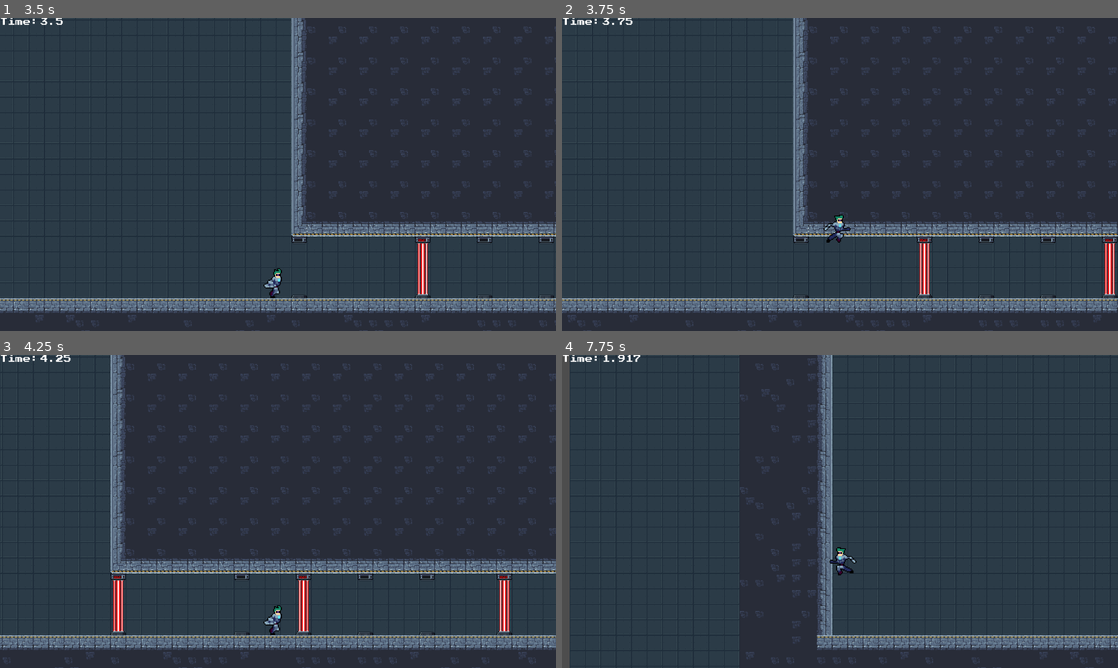
Above: before the commit, frames 1-4 (two rows, left to right).
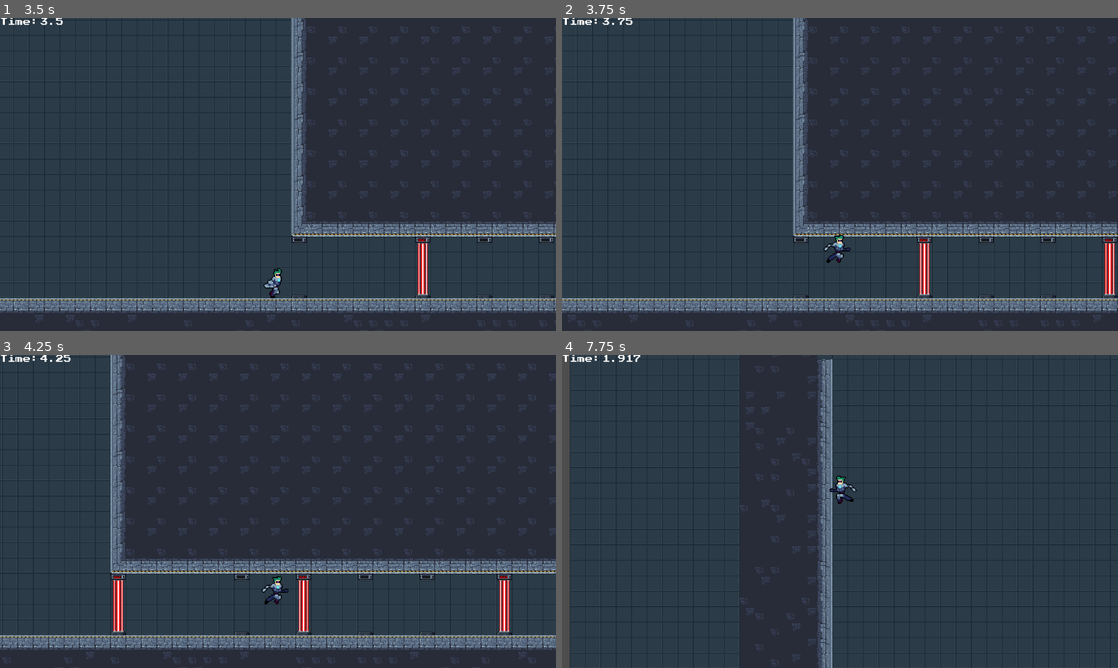
Above: after the commit, the same moments.

Repository: jromero8/continue
Game: Godot game, scene res://Scenes/level.tscn
Same seed, same stepped clock (60 frames per second), same inputs: the game is played once before the commit and once after it.
Inputs:
- Up to frame 1 (3.5 s): tap Enter (ui_accept) at 0.5, 0.6, 0.77, 1.07, 1.35, 1.52, 1.82, 2.1, 2.85, 3.02, 3.32 s; hold Right (ui_right) 0.53-2.03 s; hold Left (ui_left) 2.03-2.78 s; hold Right (ui_right) from 2.78 s (still down)
- Up to frame 2 (3.75 s): keep holding Right (ui_right); tap Enter (ui_accept) at 3.6 s
- Up to frame 3 (4.25 s): keep holding Right (ui_right); tap Enter (ui_accept) at 3.77, 4.07 s
- Up to frame 4 (7.75 s): release Right (ui_right) at 4.28 s; hold Left (ui_left) 4.28-5.03 s; tap Enter (ui_accept) at 4.35, 4.52, 4.82, 5.1, 6.6, 6.77, 7.07, 7.35, 7.52 s; hold Right (ui_right) 5.03-5.75 s; click "YES" at 5.75 s; hold Left (ui_left) from 6.53 s (still down)

Frame 1 is identical in both runs. In frame 2, 0.3% of the frame differs, in the area x 47-52%, y 62-79%; in frame 3, 0.3%; in frame 4, 4.2%, in the area x 4-100%, y 0-100%.

Commit message:
Wall sliding
Wall sliding

Diff:
--- a/Scenes/player.tscn
+++ b/Scenes/player.tscn
@@ -1,10 +1,11 @@
-[gd_scene load_steps=13 format=3 uid="uid://j26dy70htfcd"]
+[gd_scene load_steps=15 format=3 uid="uid://j26dy70htfcd"]
 
 [ext_resource type="Texture2D" uid="uid://d4g55nymvhkl7" path="res://Images/Player/Cyborg_run.png" id="1_ifumy"]
 [ext_resource type="Script" path="res://Scripts/player.gd" id="1_w65jj"]
 [ext_resource type="Texture2D" uid="uid://uelqyliw1gnx" path="res://Images/Player/Cyborg_jump.png" id="2_hwcvl"]
 [ext_resource type="Texture2D" uid="uid://dh3xko6tl6ji5" path="res://Images/Player/Cyborg_idle.png" id="4_a1slp"]
 [ext_resource type="Texture2D" uid="uid://dorbym88j06wl" path="res://Images/Player/Cyborg_death.png" id="5_5hb3o"]
+[ext_resource type="Texture2D" uid="uid://7vm1mo8vpqqh" path="res://Images/Player/Cyborg_wall_slide.png" id="6_p7lc4"]
 
 [sub_resource type="CapsuleShape2D" id="CapsuleShape2D_8fle4"]
 radius = 15.0
@@ -208,6 +209,47 @@
 "transitions": PackedFloat32Array(1),
 "update": 1,
 "values": [6]
+}
+
+[sub_resource type="Animation" id="Animation_jrt3o"]
+resource_name = "wall_slide"
+length = 0.1
+loop_mode = 1
+tracks/0/type = "value"
+tracks/0/imported = false
+tracks/0/enabled = true
+tracks/0/path = NodePath("Sprite2D:frame")
+tracks/0/interp = 1
+tracks/0/loop_wrap = true
+tracks/0/keys = {
+"times": PackedFloat32Array(0),
+"transitions": PackedFloat32Array(1),
+"update": 1,
+"values": [0]
+}
+tracks/1/type = "value"
+tracks/1/imported = false
+tracks/1/enabled = true
+tracks/1/path = NodePath("Sprite2D:texture")
+tracks/1/interp = 1
+tracks/1/loop_wrap = true
+tracks/1/keys = {
+"times": PackedFloat32Array(0),
+"transitions": PackedFloat32Array(1),
+"update": 1,
+"values": [ExtResource("6_p7lc4")]
+}
+tracks/2/type = "value"
+tracks/2/imported = false
+tracks/2/enabled = true
+tracks/2/path = NodePath("Sprite2D:hframes")
+tracks/2/interp = 1
+tracks/2/loop_wrap = true
+tracks/2/keys = {
+"times": PackedFloat32Array(0),
+"transitions": PackedFloat32Array(1),
+"update": 1,
+"values": [1]
 }
 
 [sub_resource type="AnimationLibrary" id="AnimationLibrary_oj5wv"]
@@ -216,7 +258,8 @@
 "die": SubResource("Animation_kqtjl"),
 "idle": SubResource("Animation_kuv17"),
 "jump": SubResource("Animation_5uhm7"),
-"run": SubResource("Animation_qr7ki")
+"run": SubResource("Animation_qr7ki"),
+"wall_slide": SubResource("Animation_jrt3o")
 }
 
 [node name="Player" type="CharacterBody2D"]
--- a/Scripts/player.gd
+++ b/Scripts/player.gd
@@ -24,16 +24,17 @@
 	set_animation()
 
 func _physics_process(delta: float) -> void:
+	var gravity = get_gravity()
 	if !dead:
+
 		# Add the gravity.
 		if is_on_floor():
 			last_grounded = Time.get_ticks_msec()
 		else:
-			velocity += get_gravity() * delta
+			velocity += gravity * delta
 
-		# Handle jump.
-		if Input.is_action_just_pressed("ui_accept") and Time.get_ticks_msec() - last_grounded <= COYOTE_TIME:
-			velocity.y = JUMP_VELOCITY
+		if is_on_wall():
+			last_grounded = Time.get_ticks_msec()
 
 		# Get the input direction and handle the movement/deceleration.
 		# As good practice, you should replace UI actions with custom gameplay actions.
@@ -42,9 +43,16 @@
 			velocity.x = direction * SPEED
 		else:
 			velocity.x = move_toward(velocity.x, 0, SPEED * .5)
+
+		# Handle jump.
+		if Input.is_action_just_pressed("ui_accept") and Time.get_ticks_msec() - last_grounded <= COYOTE_TIME:
+			velocity.y = JUMP_VELOCITY
+
+		if is_on_wall() and velocity.y > 200:
+			velocity.y = 200
 	else:
 		velocity.x = move_toward(velocity.x, 0, SPEED)
-		velocity += get_gravity() * delta
+		velocity += gravity * delta
 
 	move_and_slide()
 
@@ -63,6 +71,9 @@
 	if velocity.x < 0:
 		sprite_2d.flip_h = true
 		running = true;
+	if is_on_wall() and velocity.y > 0:
+		animation_player.current_animation = "wall_slide"
+		return
 
 	if is_on_floor():
 		if running:
--- a/level_tileset.tres
+++ b/level_tileset.tres
@@ -13,21 +13,25 @@
 0:0/0/physics_layer_0/polygon_0/points = PackedVector2Array(-16, -16, 16, -16, 16, 16, -16, 16)
 0:0/1 = 1
 0:0/1/flip_v = true
+0:0/1/physics_layer_0/polygon_0/points = PackedVector2Array(-16, -16, 16, -16, 16, 16, -16, 16)
 1:0/next_alternative_id = 2
 1:0/0 = 0
 1:0/0/physics_layer_0/polygon_0/points = PackedVector2Array(-16, -16, 16, -16, 16, 16, -16, 16)
 1:0/1 = 1
 1:0/1/flip_v = true
+1:0/1/physics_layer_0/polygon_0/points = PackedVector2Array(-16, -16, 16, -16, 16, 16, -16, 16)
 2:0/next_alternative_id = 2
 2:0/0 = 0
 2:0/0/physics_layer_0/polygon_0/points = PackedVector2Array(-16, -16, 16, -16, 16, 16, -16, 16)
 2:0/1 = 1
 2:0/1/flip_v = true
+2:0/1/physics_layer_0/polygon_0/points = PackedVector2Array(-16, -16, 16, -16, 16, 16, -16, 16)
 3:0/next_alternative_id = 2
 3:0/0 = 0
 3:0/0/physics_layer_0/polygon_0/points = PackedVector2Array(-16, -16, 16, -16, 16, 16, -16, 16)
 3:0/1 = 1
 3:0/1/flip_v = true
+3:0/1/physics_layer_0/polygon_0/points = PackedVector2Array(-16, -16, 16, -16, 16, 16, -16, 16)
 4:0/0 = 0
 5:0/0 = 0
 6:0/0 = 0
Binary file added: Images/Player/Cyborg_wall_slide.png
Not shown, added: Images/Player/Cyborg_wall_slide.png.import
